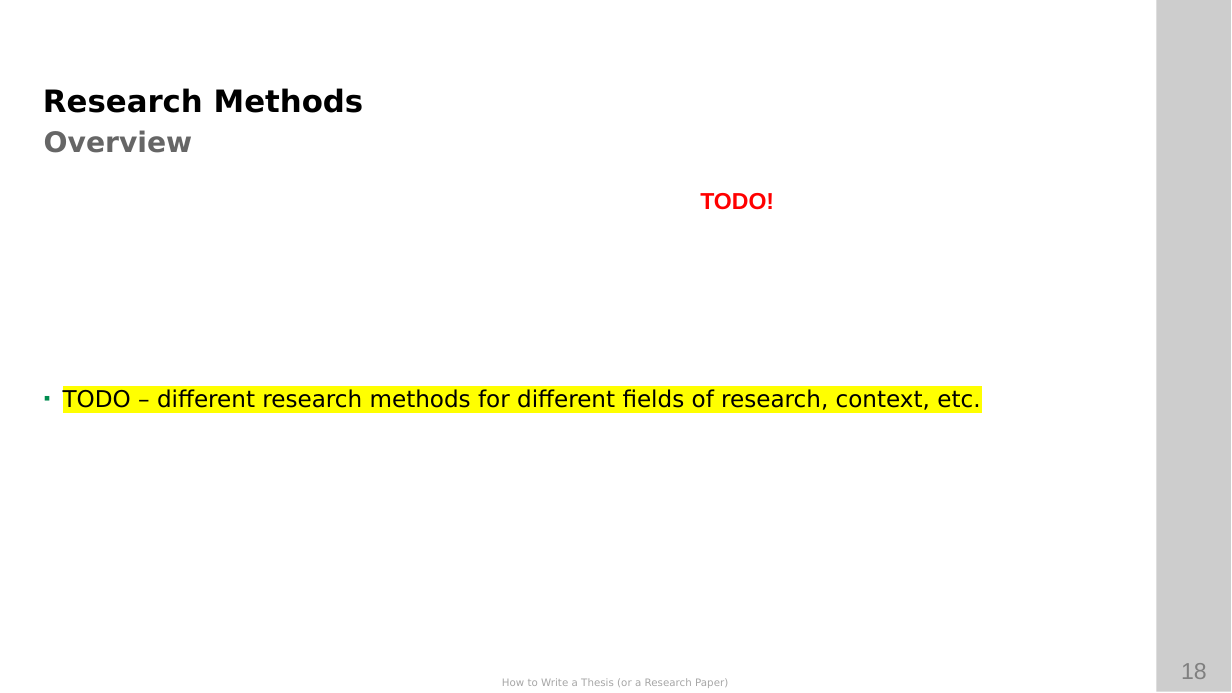
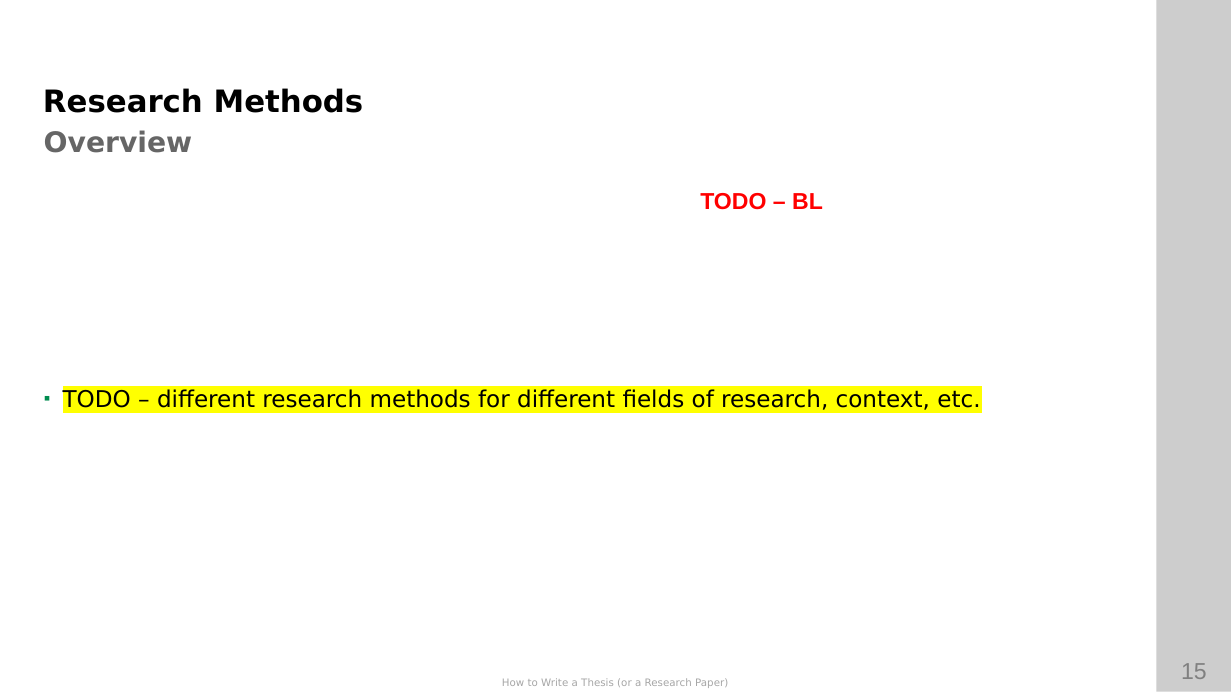
Before and after one commit to ETCE-LAB/How-To-Write-A-Paper-Thesis, a slide deck: slide 15 of How-to-Write-A-Paper-Thesis.pptx (slide 18 before the commit). Drawn at 1232x693 pixels with LibreOffice and Linux fonts; fonts in the diff are those of the drawing; background and template pictures are left out. Boxes give left, top, right and bottom in pixels: in the first picture for what was removed or moved away, otherwise in the second. Text is boxed around its words. In the diff, an @@ line names an element or a change of style, - is before the commit and + after.

```diff
--- a/How-to-Write-A-Paper-Thesis.pptx
+++ b/How-to-Write-A-Paper-Thesis.pptx
@@ text at [700,193,823,210]: text changed @@
-TODO!
+TODO – BL
@@ page number at [1181,663,1207,679]: text changed @@
-18
+15
```
Also in this commit, not shown: 6 other slides changed, 3 slides removed, 3 other files.
